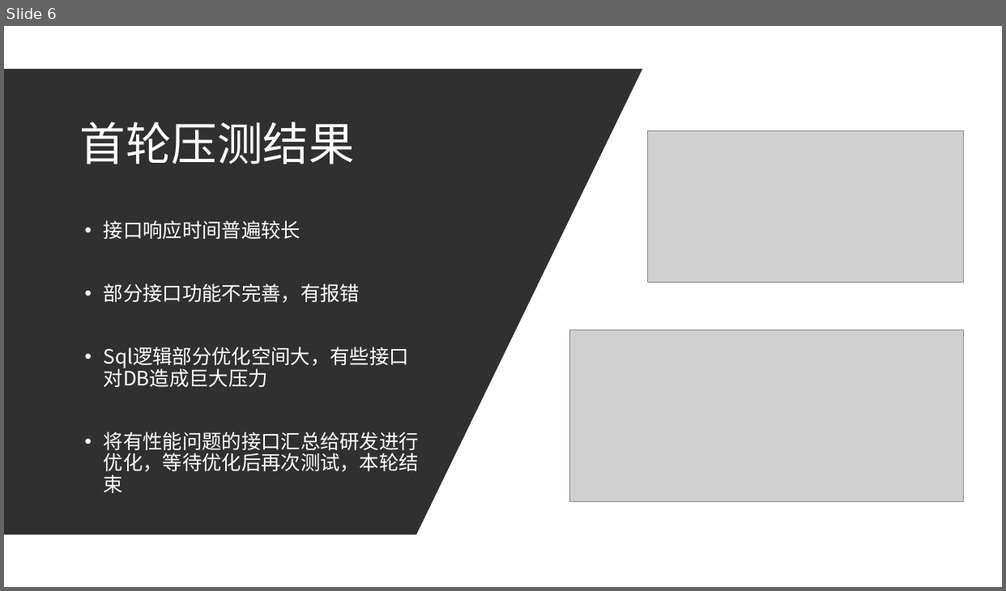
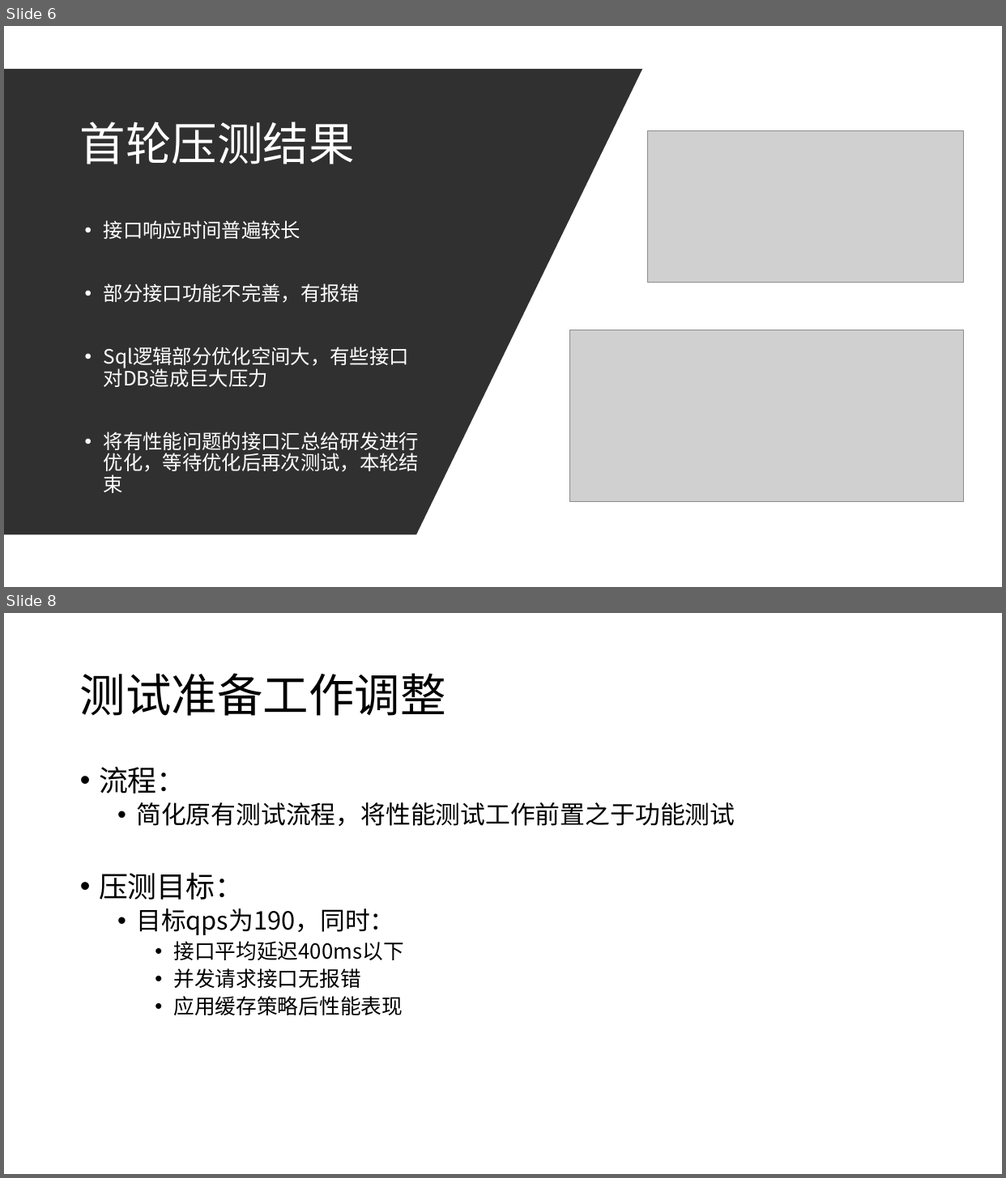
Before and after one commit to Rexixe1993/-, a slide deck: D99压测分享会.pptx. Shown one above the other, each under a label of ours: slide 6 before the commit, slides 6 and 8 after it; the slides between them are not shown. The pictures are 1006x591 and 1006x1178 pixels, drawn with LibreOffice and Linux fonts; fonts in the diff are those of the drawing; grey boxes stand for pictures. Boxes give left, top, right and bottom in pixels: in the first picture for what was removed or moved away, otherwise in the second. Text is boxed around its words. In the diff, an @@ line names an element or a change of style, - is before the commit and + after.

```diff
--- a/D99压测分享会.pptx
+++ b/D99压测分享会.pptx
@@ slide 8 added at (4, 613, 1002, 1174), background #FFFFFF @@
@@ title added at (80, 673, 446, 716), 44 pt, text #000000 @@
+测试准备工作调整
@@ text added at (99, 767, 735, 1016), 24 pt, text #000000 @@
+• 流程：
+  • 简化原有测试流程，将性能测试工作前置之于功能测试
+• 压测目标：
+  • 目标qps为190，同时：
+    • 接口平均延迟400ms以下
+    • 并发请求接口无报错
+    • 应用缓存策略后性能表现
```
Also in this commit, not shown: 3 slides changed, 6 other slides added, 1 slide removed.
